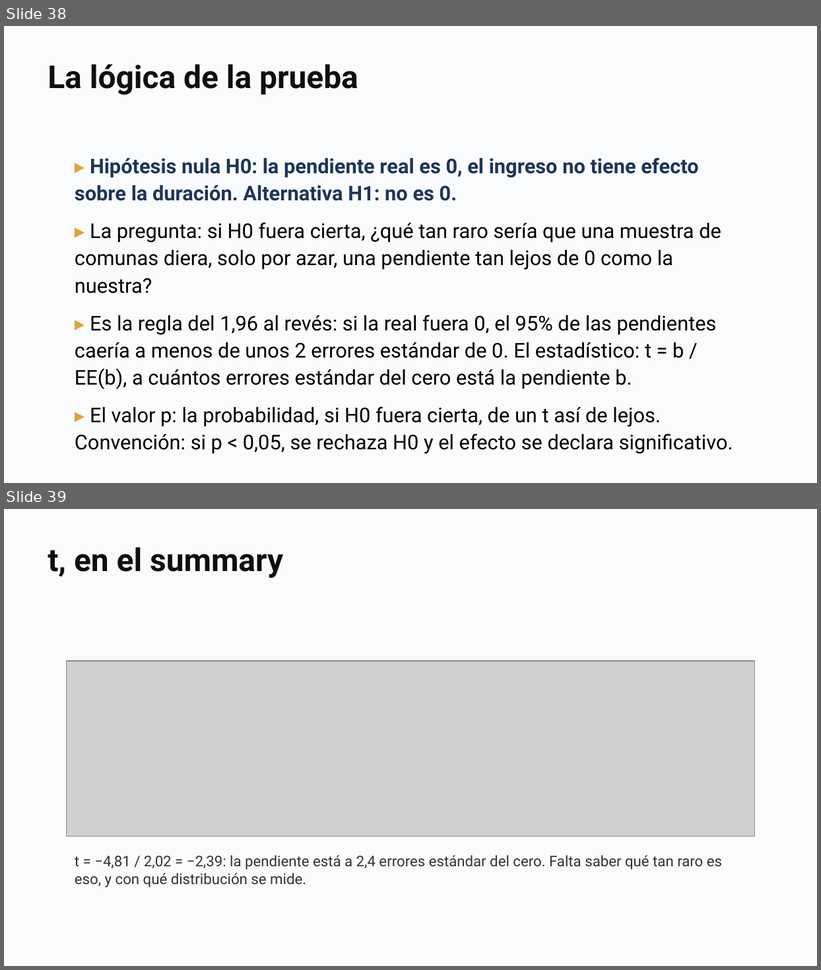
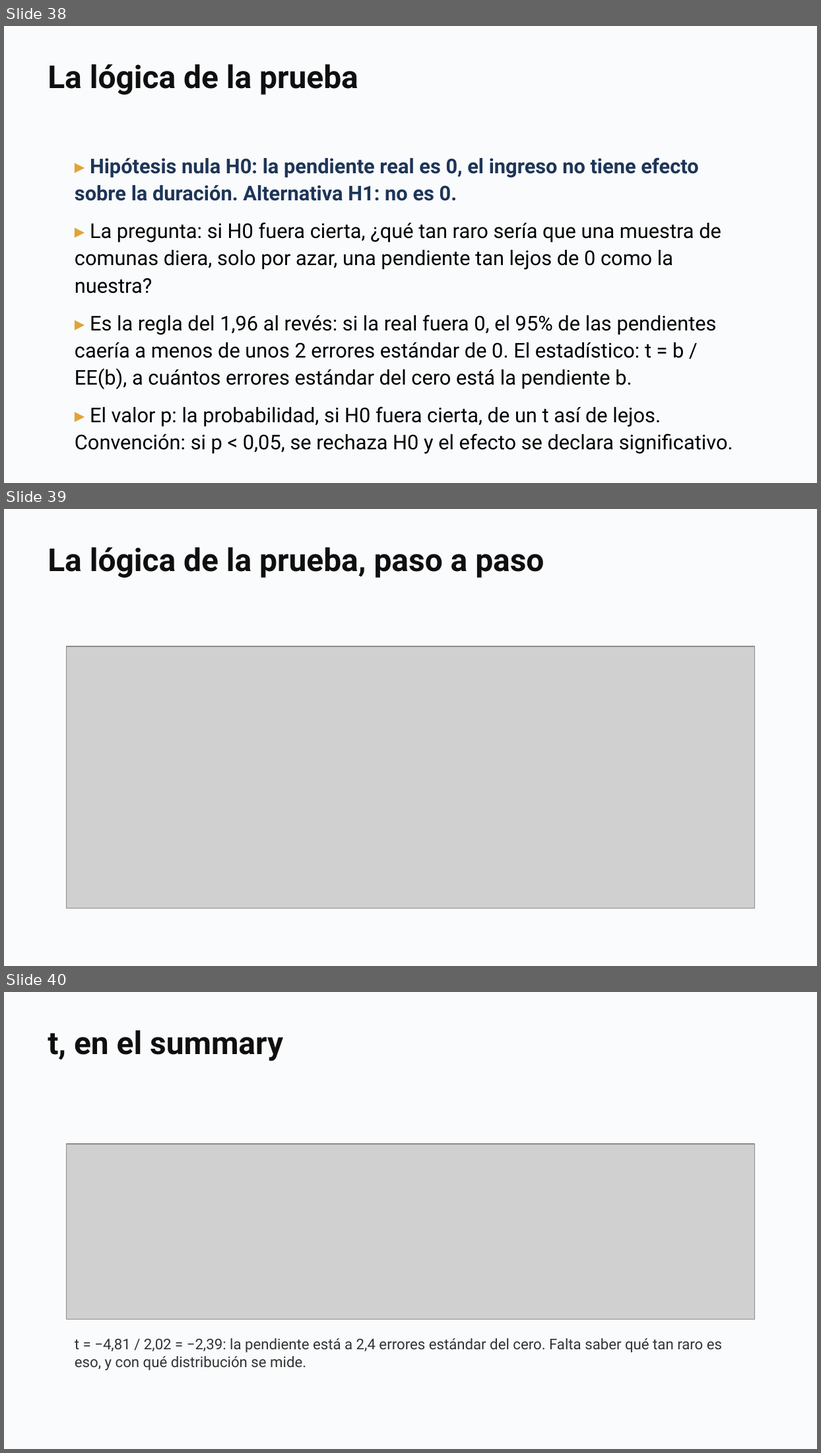
Before and after one commit to daniopitz/diplomado-cdd, a slide deck: presentaciones/clase05_probabilidad_inferencia.pptx. Shown one above the other, each under a label of ours: slides 38 and 39 before the commit, slides 38, 39 and 40 after it. The pictures are 821x970 and 821x1453 pixels, drawn with LibreOffice and Linux fonts; fonts in the diff are those of the drawing; grey boxes stand for pictures. Boxes give left, top, right and bottom in pixels: in the first picture for what was removed or moved away, otherwise in the second. Text is boxed around its words. In the diff, an @@ line names an element or a change of style, - is before the commit and + after.

```diff
--- a/presentaciones/clase05_probabilidad_inferencia.pptx
+++ b/presentaciones/clase05_probabilidad_inferencia.pptx
@@ slide 39 added at (4, 509, 817, 966), background #FFFFFF @@
@@ rectangle added at (4, 509, 817, 966), fill #FAFBFC @@
@@ text added at (48, 547, 544, 578), 28 pt, text #0F0F0F, bold @@
+La lógica de la prueba, paso a paso
@@ picture added at (66, 646, 754, 908) @@
@@ what was slide 39 is now slide 40 @@
```
Also in this commit, not shown: 3 other files.
